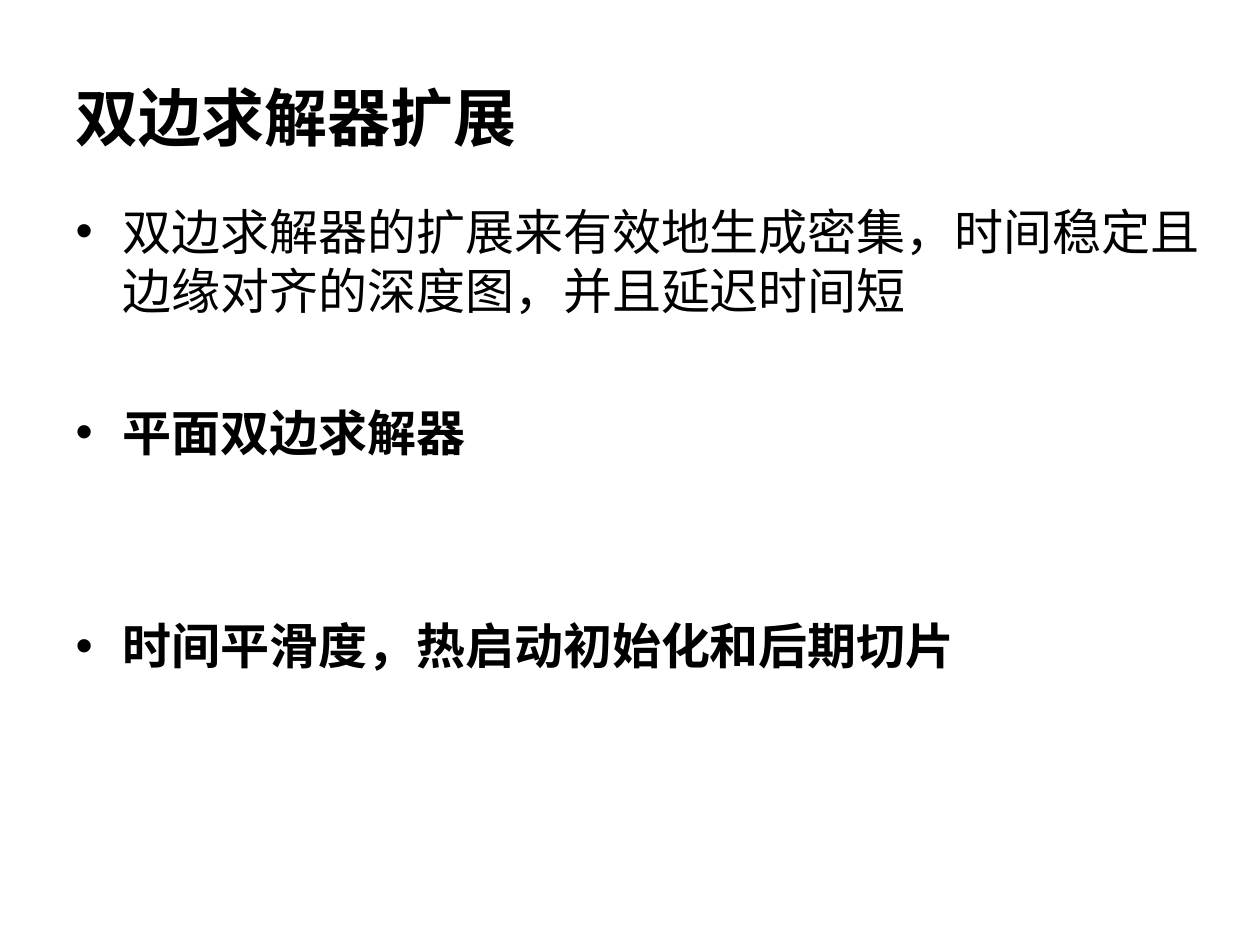
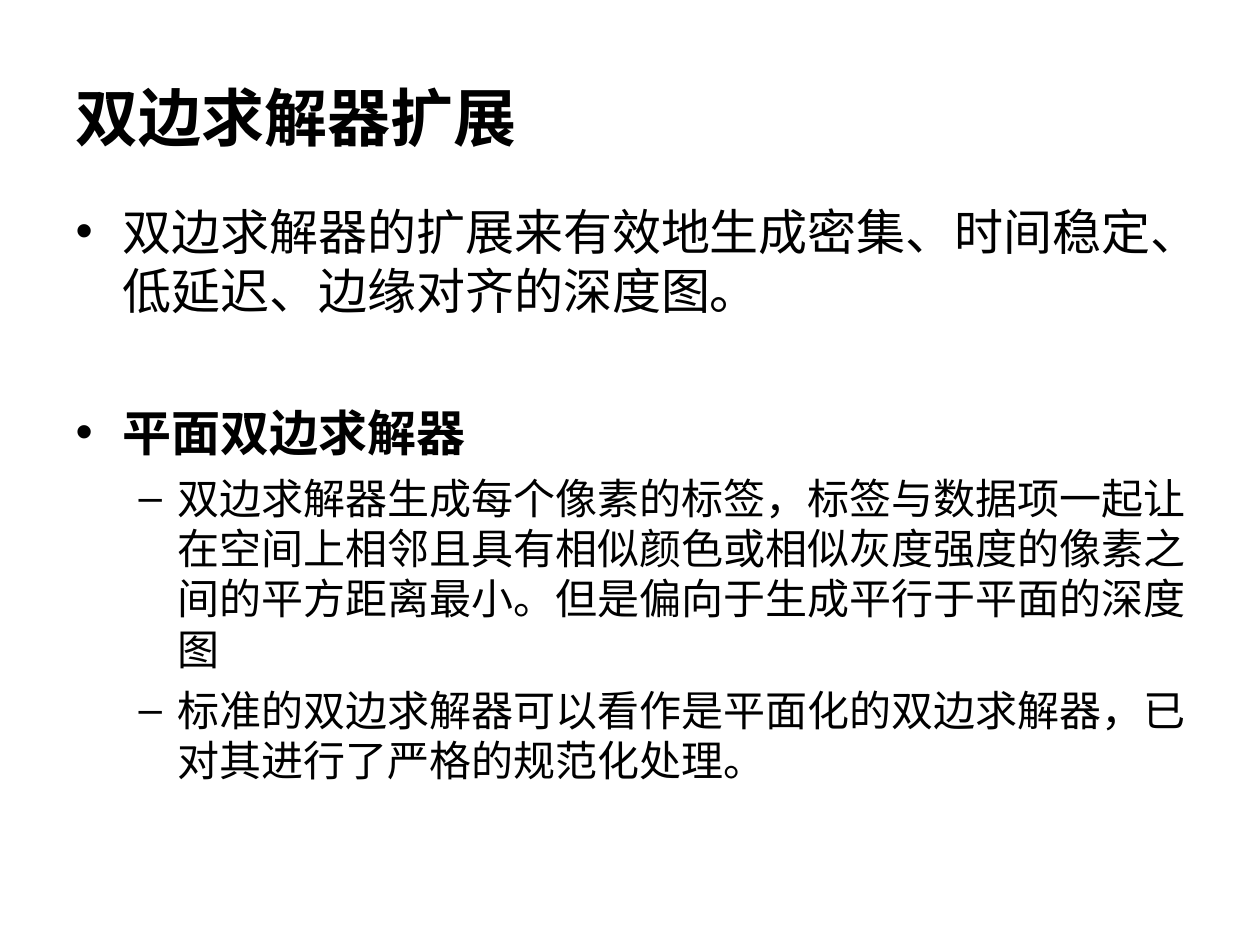
Before and after one commit to 5lyTher1n/graphics2019, a slide deck: slide 7 of 21960540侯保蕾/读书报告/读书报告.ppt. Drawn at 1260x945 pixels with LibreOffice and Linux fonts; fonts in the diff are those of the drawing; background and template pictures are left out. Boxes give left, top, right and bottom in pixels: in the first picture for what was removed or moved away, otherwise in the second. Text is boxed around its words. In the diff, an @@ line names an element or a change of style, - is before the commit and + after.

```diff
--- a/21960540侯保蕾/读书报告/读书报告.ppt
+++ b/21960540侯保蕾/读书报告/读书报告.ppt
@@ text at (123,208,1200,313): text changed @@
-• 双边求解器的扩展来有效地生成密集，时间稳定且边缘对齐的深度图，并且延迟时间短
+• 双边求解器的扩展来有效地生成密集、时间稳定、低延迟、边缘对齐的深度图。
@@ text at (178,478,1186,780): text changed; size 28 to 24 pt; bold off @@
-• 时间平滑度，热启动初始化和后期切片
+  – 双边求解器生成每个像素的标签，标签与数据项一起让在空间上相邻且具有相似颜色或相似灰度强度的像素之间的平方距离最小。但是偏向于生成平行于平面的深度图
+  – 标准的双边求解器可以看作是平面化的双边求解器，已对其进行了严格的规范化处理。
```
Also in this commit, not shown: 7 other slides changed, 1 slide added, 35 other files.
